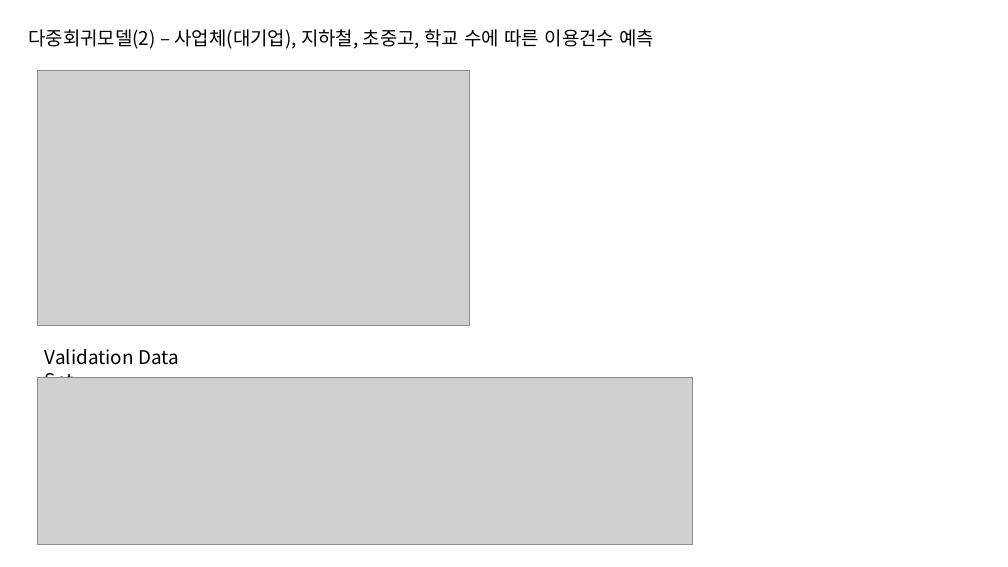
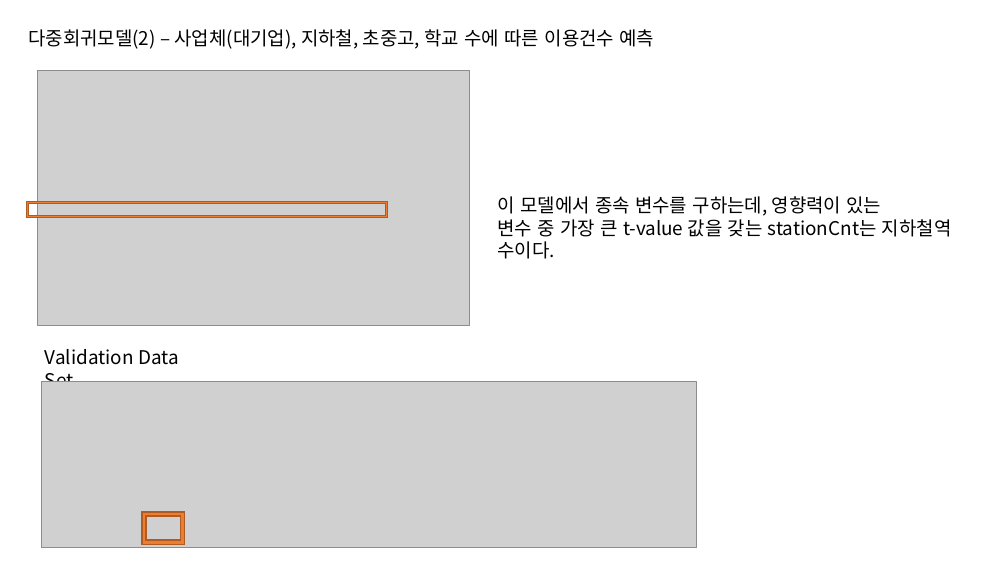
Before and after one commit to nyeoni/R-bike-analysis, a slide deck: slide 16 of FinalProject.pptx (slide 18 before the commit). Drawn at 1008x567 pixels with LibreOffice and Linux fonts; fonts in the diff are those of the drawing; grey boxes stand for pictures. Boxes give left, top, right and bottom in pixels: in the first picture for what was removed or moved away, otherwise in the second. Text is boxed around its words. In the diff, an @@ line names an element or a change of style, - is before the commit and + after.

```diff
--- a/FinalProject.pptx
+++ b/FinalProject.pptx
@@ frame added at (26,202,387,218), fill #ED7D31, outline #AF5C24 1 pt @@
@@ text added at (498,196,952,259), 18 pt, text #000000 @@
+이 모델에서 종속 변수를 구하는데, 영향력이 있는
+변수 중 가장 큰 t-value 값을 갖는 stationCnt는 지하철역 수이다.
@@ picture: place and size @@
-picture at (38,378,693,544)
+picture at (41,382,696,548)
@@ frame added at (142,512,185,544), fill #ED7D31, outline #AF5C24 1 pt @@
```
Also in this commit, not shown: 9 other slides changed, 3 slides added, 5 slides removed, 1 other file.
